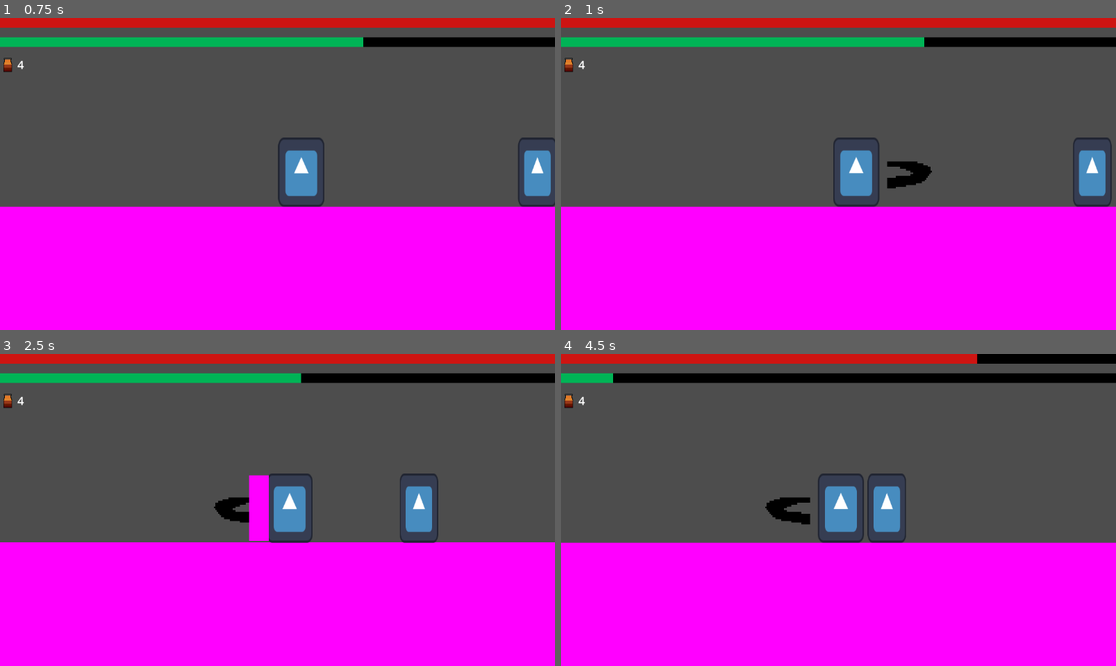
Above: before the commit, frames 1-4 (two rows, left to right).
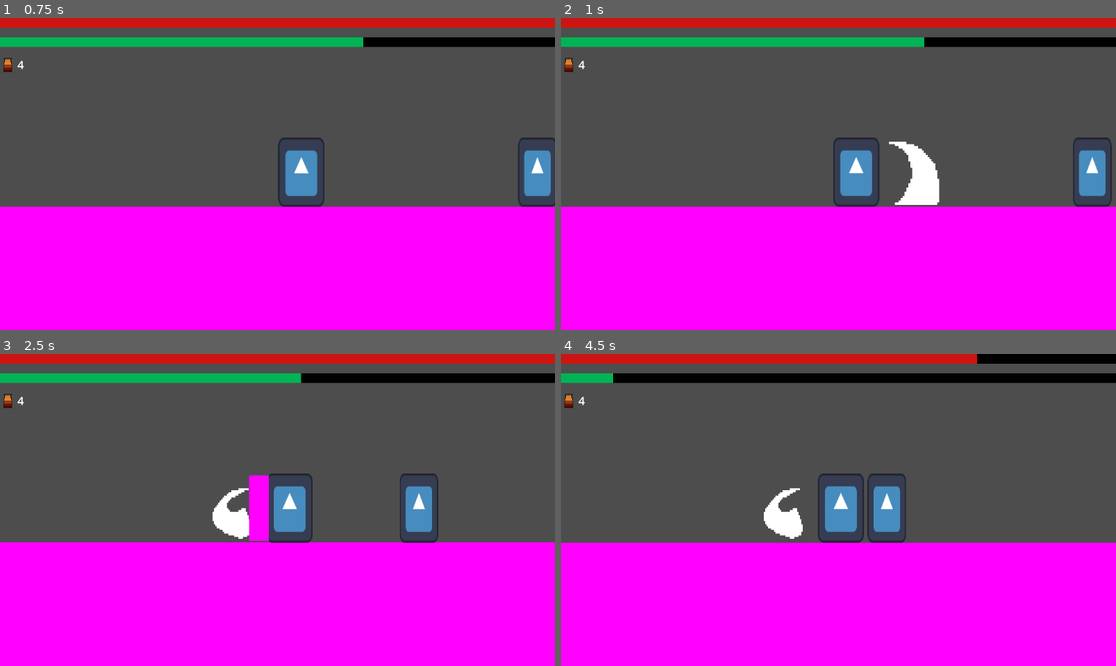
Above: after the commit, the same moments.

Repository: CodeScratcher/soulslike
Game: Godot game, scene res://Levels/test_scene.tscn
Two runs of this game, one before a commit and one after it. Both use one fixed random seed, a clock stepped at 60 frames per second and the inputs below. The engine's default icon, where the game draws it, is replaced by a stand-in: a white triangle on a blue panel in a dark square.
Inputs (mouse positions are in pixels of both pictures, inside the frame that each line leads up to):
- Up to frame 1 (0.75 s): move the mouse to (399, 158) at 0.52 s; hold D (right) from 0.53 s (still down); right-click (399, 158) at 0.6 s
- Up to frame 2 (1 s): keep holding D (right); tap W (jump) at 0.77 s; click (960, 158) at 0.8 s
- Up to frame 3 (2.5 s): move the mouse to (166, 525) at 1.27 s; click (166, 525) at 1.35 s; tap W (jump) at 1.52 s; right-click (166, 525) at 1.55 s; move the mouse to (333, 441) at 2.02 s; release D (right) at 2.03 s; hold A (left) from 2.03 s (still down); hold Shift (block) from 2.03 s (still down); click (333, 441) at 2.3 s
- Up to frame 4 (4.5 s): move the mouse to (810, 572) at 2.77 s; release A (left) at 2.78 s; release Shift (block) at 2.78 s; hold D (right) 2.78-4.28 s; tap E (heal) at 2.85 s; tap W (jump) at 3.02, 3.77 s; right-click (810, 572) at 3.05 s; move the mouse to (1005, 556) at 3.52 s; right-click (1005, 556) at 3.6 s; click (1005, 556) at 3.8 s; tap Enter at 4.25 s; move the mouse to (672, 463) at 4.27 s; hold A (left) from 4.28 s (still down); click (672, 463) at 4.35 s

Frame 1 is identical in both runs. In frame 2, 1.3% of the frame differs, in the area x 58-69%, y 39-60%; in frame 3, 0.8%; in frame 4, 0.9%.

Commit message:
Updated attack animations

Diff:
--- a/Objects/Player.tscn
+++ b/Objects/Player.tscn
@@ -1,8 +1,9 @@
-[gd_scene load_steps=14 format=3 uid="uid://csv2le8er8kd3"]
+[gd_scene load_steps=15 format=3 uid="uid://csv2le8er8kd3"]
 
 [ext_resource type="Script" path="res://Scripts/Player.gd" id="1_ck7nh"]
 [ext_resource type="Texture2D" uid="uid://duyvdhdn6yd5l" path="res://icon.svg" id="2_oq334"]
 [ext_resource type="Texture2D" uid="uid://bc7xc3i4glf57" path="res://Textures/light-attack.png" id="3_gu23v"]
+[ext_resource type="Texture2D" uid="uid://db1ybjmfque34" path="res://heavy-attack.png" id="4_jnphf"]
 
 [sub_resource type="RectangleShape2D" id="RectangleShape2D_mf8uk"]
 size = Vector2(48, 72)
@@ -210,11 +211,17 @@
 shape = SubResource("RectangleShape2D_8xc5h")
 disabled = true
 
-[node name="Sprite2D" type="Sprite2D" parent="Hitbox"]
+[node name="LightAttack" type="Sprite2D" parent="Hitbox"]
 texture_filter = 1
 position = Vector2(56, 4)
 scale = Vector2(1.5, 1.875)
 texture = ExtResource("3_gu23v")
+
+[node name="HeavyAttack" type="Sprite2D" parent="Hitbox"]
+texture_filter = 1
+position = Vector2(56, 0)
+scale = Vector2(2, 2.25)
+texture = ExtResource("4_jnphf")
 
 [node name="BlockArea" type="Area2D" parent="."]
 visible = false
--- a/Scripts/Player.gd
+++ b/Scripts/Player.gd
@@ -72,11 +72,15 @@
 func handle_attack(delta):
 	if Input.is_action_just_pressed("light") and stamina >= 10:
 		$AnimationPlayer.play("attack")
+		$Hitbox/HeavyAttack.visible = false
+		$Hitbox/LightAttack.visible = true
 		stamina -= 10
 
 func handle_heavy_attack(delta):
 	if Input.is_action_just_pressed("heavy") and stamina >= 35:
 		$AnimationPlayer.play("heavy_attack")
+		$Hitbox/HeavyAttack.visible = true
+		$Hitbox/LightAttack.visible = false
 		stamina -= 35
 
 
Binary file changed: Textures/light-attack.png
Binary file added: heavy-attack.png
Not shown, added: heavy-attack.png.import
